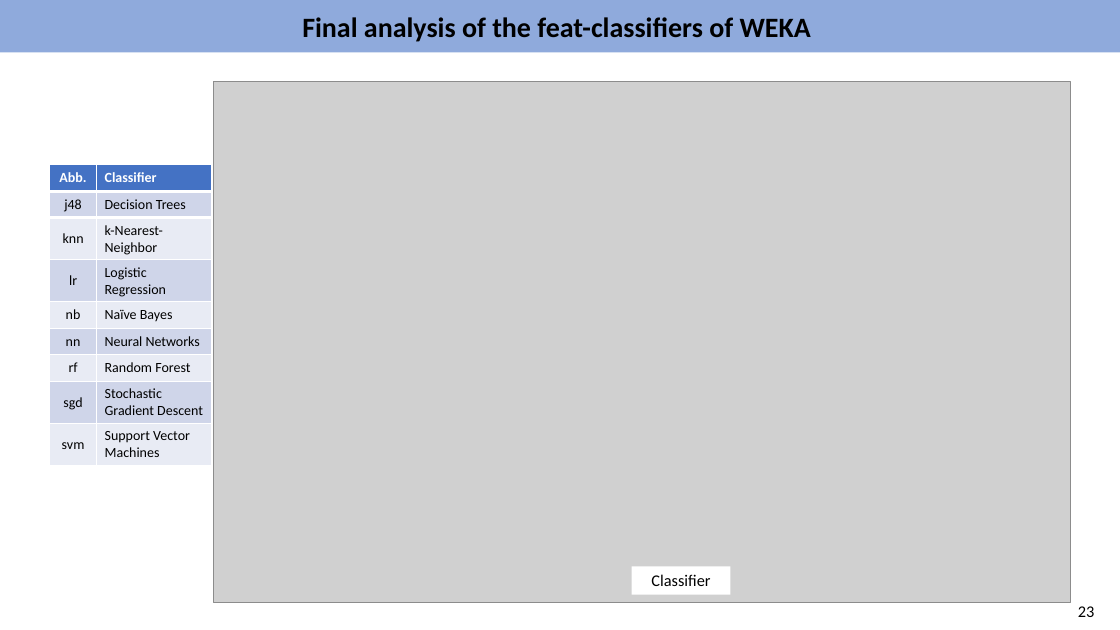
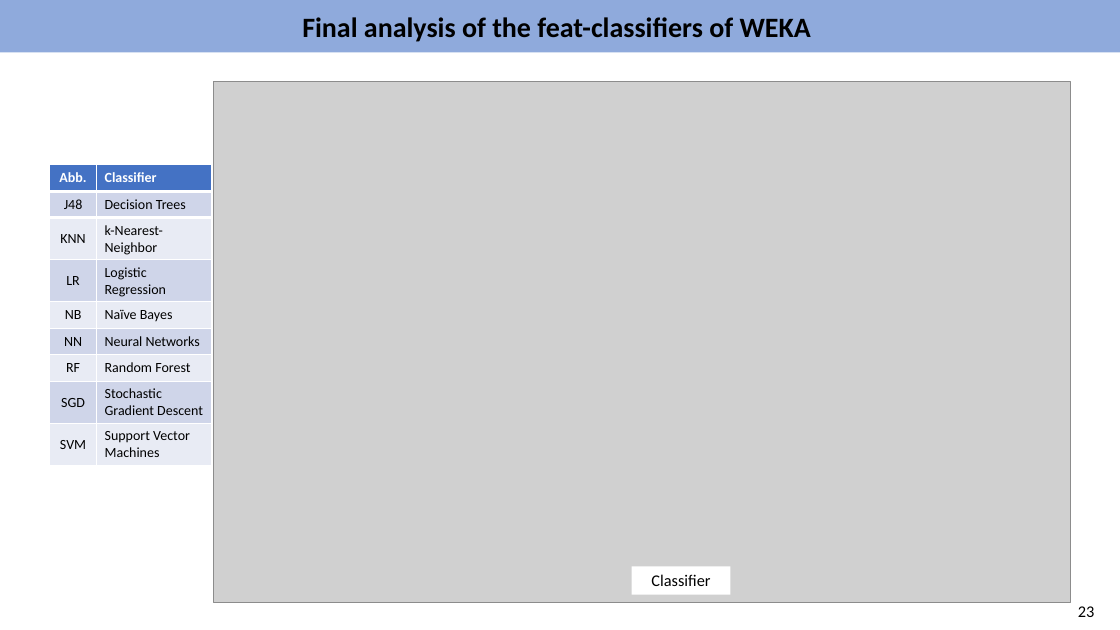
Before and after one commit to stefanstrueder/MA_Strueder, a slide deck: slide 23 of Zwischenbericht/Zwischenbericht.pptx (slide 22 before the commit). Drawn at 1120x630 pixels with LibreOffice and Linux fonts; fonts in the diff are those of the drawing; grey boxes stand for pictures. Boxes give left, top, right and bottom in pixels: in the first picture for what was removed or moved away, otherwise in the second. Text is boxed around its words. In the diff, an @@ line names an element or a change of style, - is before the commit and + after.

```diff
--- a/Zwischenbericht/Zwischenbericht.pptx
+++ b/Zwischenbericht/Zwischenbericht.pptx
@@ table at bbox=[50, 165, 212, 465] @@
-row 2, column 1: j48
+row 2, column 1: J48
-row 3, column 1: knn
+row 3, column 1: KNN
-row 4, column 1: lr
+row 4, column 1: LR
-row 5, column 1: nb
+row 5, column 1: NB
-row 6, column 1: nn
+row 6, column 1: NN
-row 7, column 1: rf
+row 7, column 1: RF
-row 8, column 1: sgd
+row 8, column 1: SGD
-row 9, column 1: svm
+row 9, column 1: SVM
```
Also in this commit, not shown: 17 other slides changed, 1 slide added, 2 slides removed, 1 other file.
